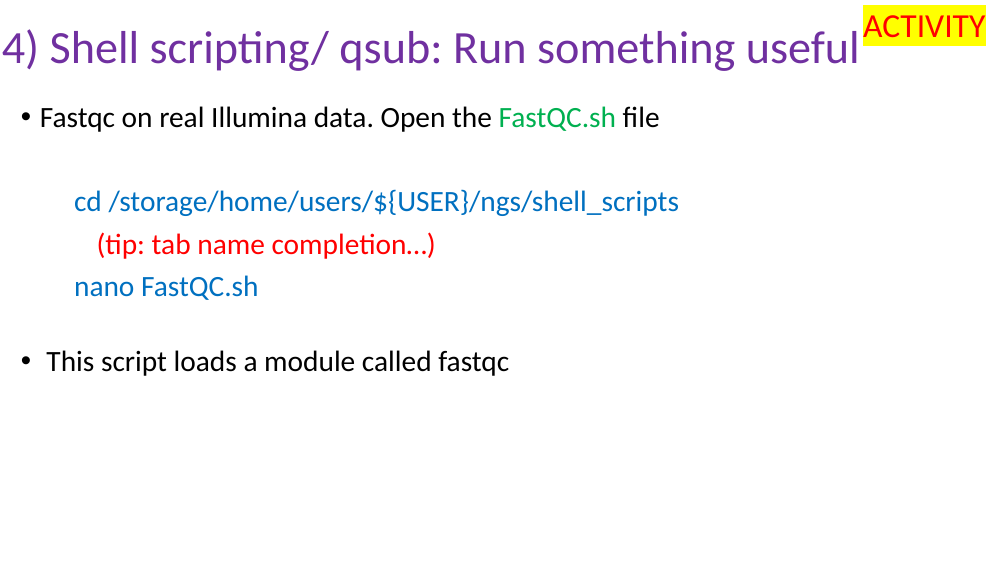
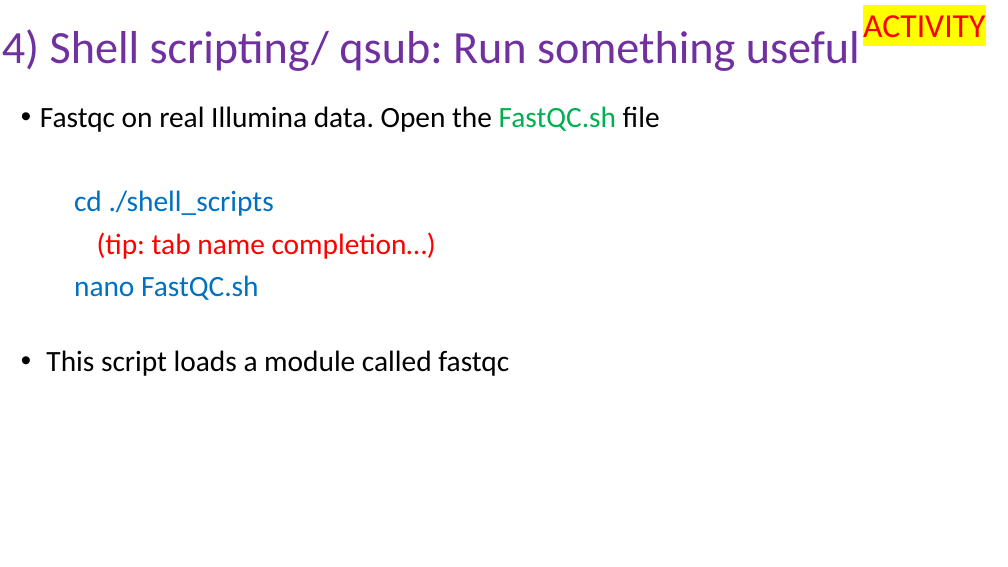
Before and after one commit to peterthorpe5/Msc_Digital_Health, a slide deck: slide 13 of powerpoint/4_Shell_scripting_slurm.pptx. Drawn at 1008x567 pixels with LibreOffice and Linux fonts; fonts in the diff are those of the drawing. Boxes give left, top, right and bottom in pixels: in the first picture for what was removed or moved away, otherwise in the second. Text is boxed around its words. In the diff, an @@ line names an element or a change of style, - is before the commit and + after.

```diff
--- a/powerpoint/4_Shell_scripting_slurm.pptx
+++ b/powerpoint/4_Shell_scripting_slurm.pptx
@@ text at (x1=74, y1=190, x2=274, y2=216): text changed @@
-cd /storage/home/users/${USER}/ngs/shell_scripts
+cd ./shell_scripts
```
Also in this commit, not shown: 4 other files.
